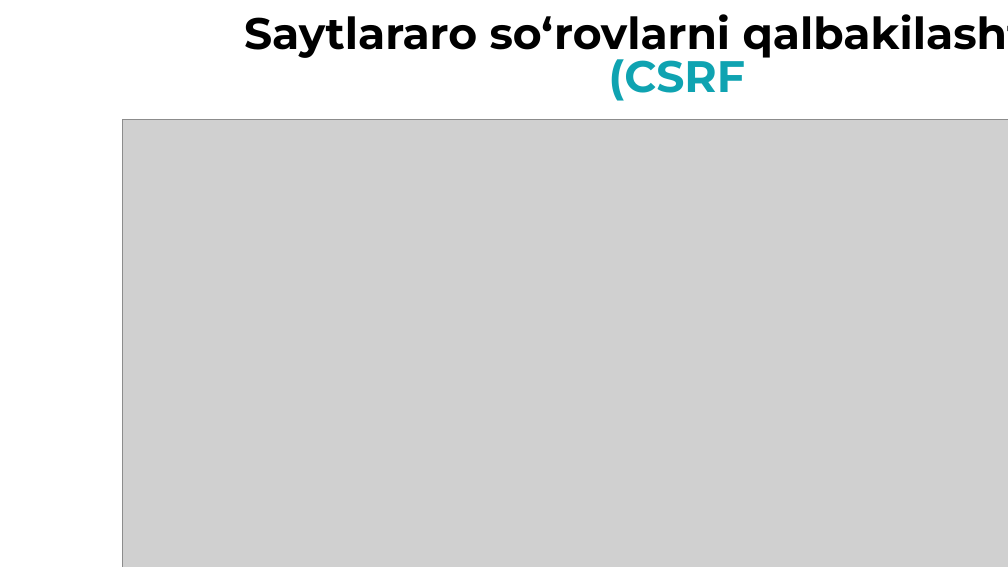
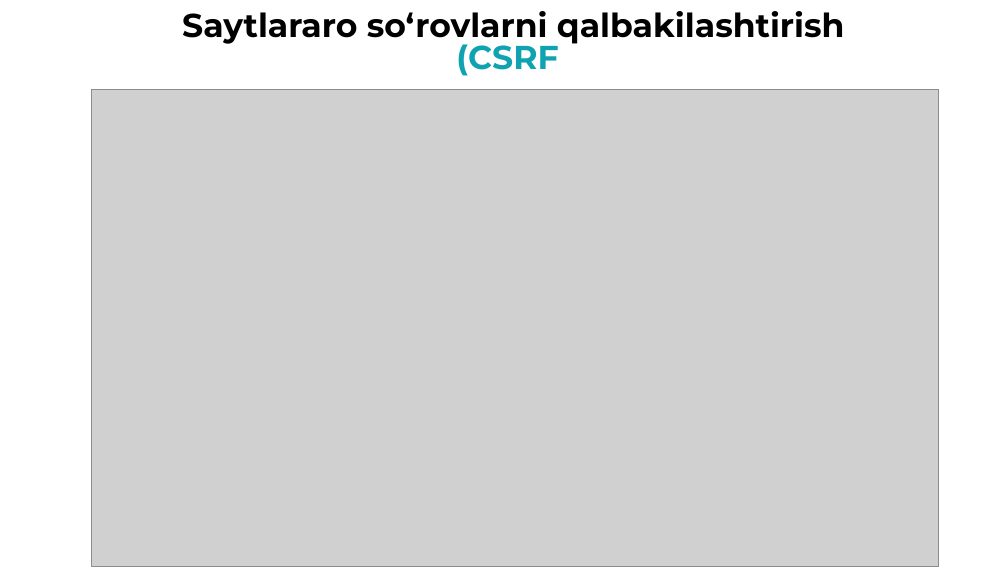
Before and after one commit to Azizjon003/pikachu, a slide deck: slide 10 of azimut.pptx. Drawn at 1008x567 pixels with LibreOffice and Linux fonts; fonts in the diff are those of the drawing; grey boxes stand for pictures. Boxes give left, top, right and bottom in pixels: in the first picture for what was removed or moved away, otherwise in the second. Text is boxed around its words. In the diff, an @@ line names an element or a change of style, - is before the commit and + after.

```diff
--- a/azimut.pptx
+++ b/azimut.pptx
@@ text "Saytlararo so‘rovlarni qalbakilashtirish (CSRF)": place and size @@
-text "Saytlararo so‘rovlarni qalbakilashtirish (CSRF)" at (244, 14, 761, 101)
+text "Saytlararo so‘rovlarni qalbakilashtirish (CSRF)" at (182, 11, 845, 76)
@@ text "Saytlararo so‘rovlarni qalbakilashtirish (CSRF)" at (182, 11, 845, 76): size 31.5 to 23.6 pt; less space between paragraphs @@
@@ picture: place and size @@
-picture at (123, 120, 1008, 567)
+picture at (92, 90, 938, 566)
```
Also in this commit, not shown: 14 other slides changed, 3 other files.
